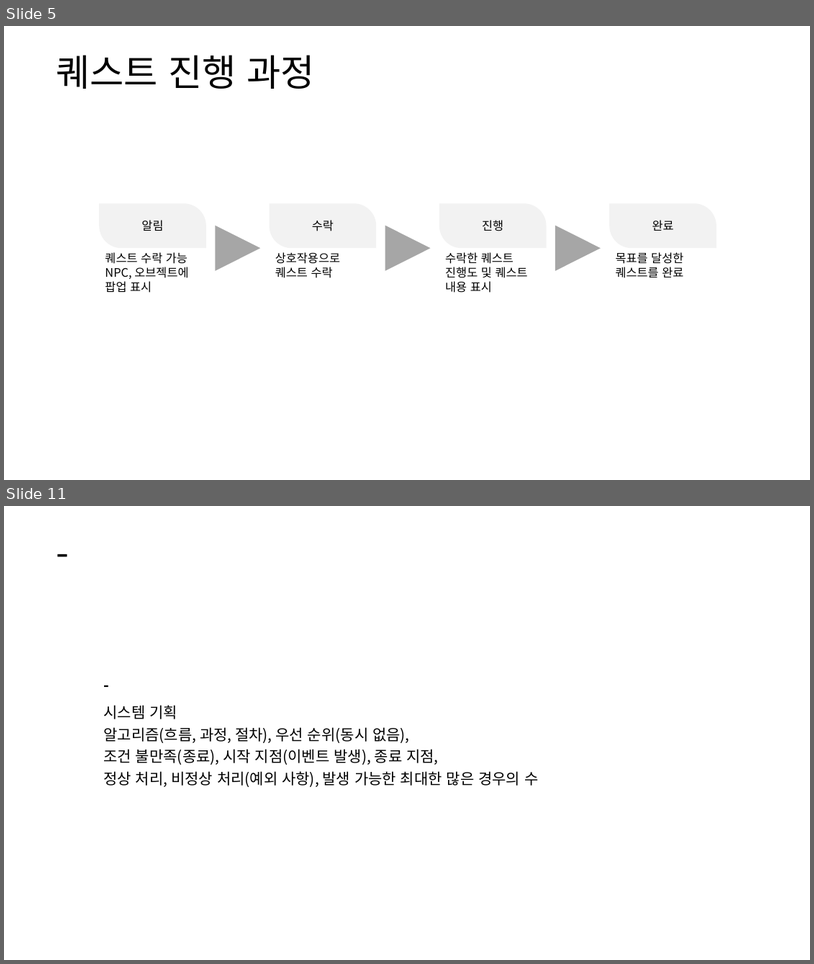
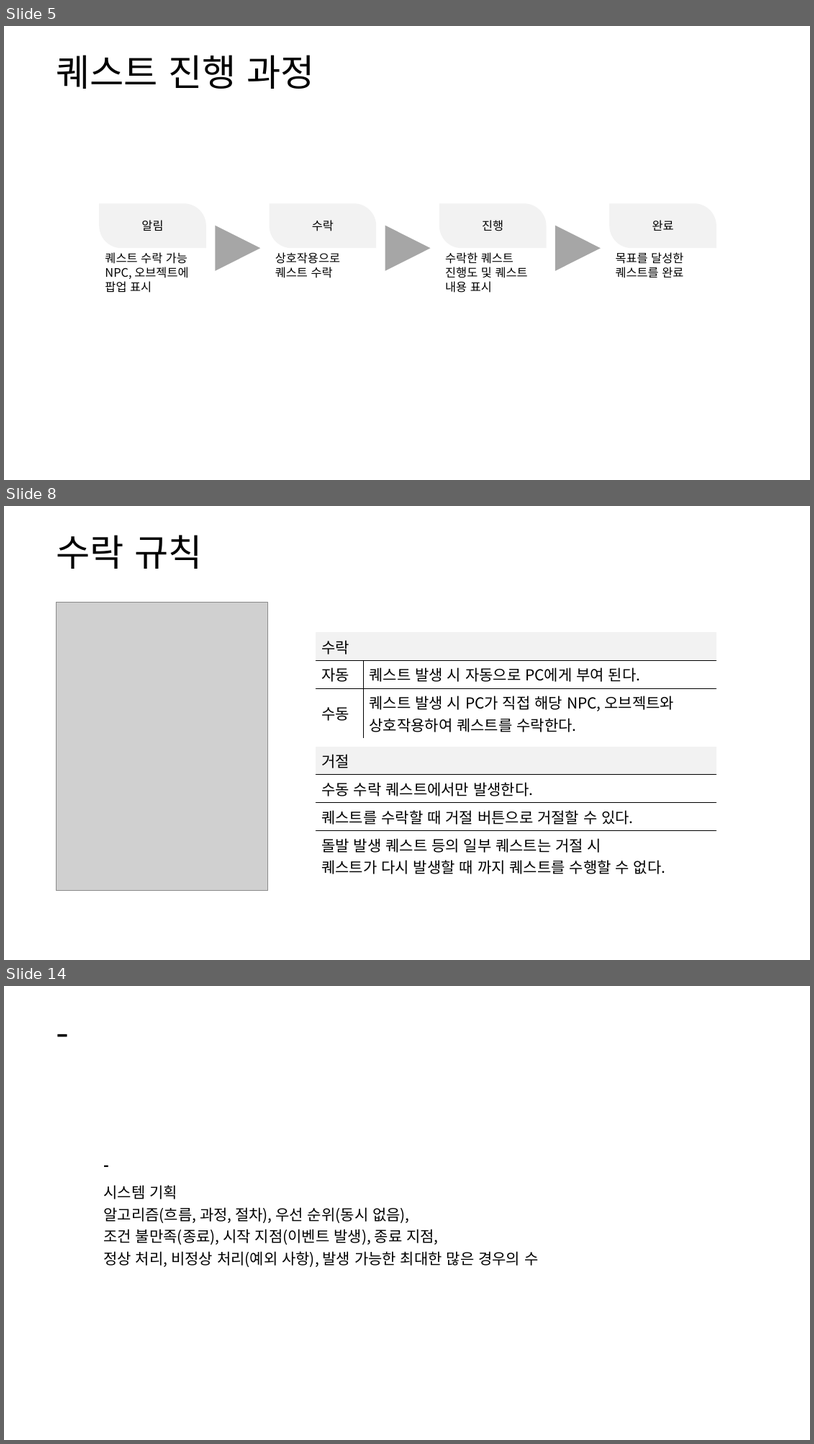
Before and after one commit to yjk0401/unityenginebasic_9th, a slide deck: 기획/방랑엽사전/퀘스트 시스템 기획서.pptx. Shown one above the other, each under a label of ours: slides 5 and 11 before the commit, slides 5, 8 and 14 after it; the slides between them are not shown. The pictures are 814x964 and 814x1444 pixels, drawn with LibreOffice and Linux fonts; fonts in the diff are those of the drawing; grey boxes stand for pictures. Boxes give left, top, right and bottom in pixels: in the first picture for what was removed or moved away, otherwise in the second. Text is boxed around its words. In the diff, an @@ line names an element or a change of style, - is before the commit and + after.

```diff
--- a/기획/방랑엽사전/퀘스트 시스템 기획서.pptx
+++ b/기획/방랑엽사전/퀘스트 시스템 기획서.pptx
@@ slide 8 added at bbox=[4, 506, 810, 960], background #FFFFFF @@
@@ text added at bbox=[56, 535, 202, 569], 44 pt, text #000000 @@
+수락 규칙
@@ picture added at bbox=[56, 602, 268, 890] @@
@@ table added at bbox=[316, 633, 717, 735], 3 rows, 2 columns @@
+수락 | 
+자동 | 퀘스트 발생 시 자동으로 PC에게 부여 된다.
+수동 | 퀘스트 발생 시 PC가 직접 해당 NPC, 오브젝트와 / 상호작용하여 퀘스트를 수락한다.
@@ table added at bbox=[316, 746, 717, 877], 4 rows, 1 columns @@
+거절
+수동 수락 퀘스트에서만 발생한다.
+퀘스트를 수락할 때 거절 버튼으로 거절할 수 있다.
+돌발 발생 퀘스트 등의 일부 퀘스트는 거절 시 / 퀘스트가 다시 발생할 때 까지 퀘스트를 수행할 수 없다.
@@ what was slide 11 is now slide 14 @@
```
Also in this commit, not shown: 5 slides changed, 3 other slides added, 1 slide removed, 4 other files.
